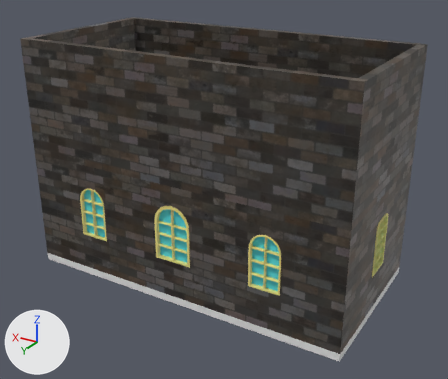
Renders of the Blender file BlenderFiles/CastleRoom.blend from each side of a commit.
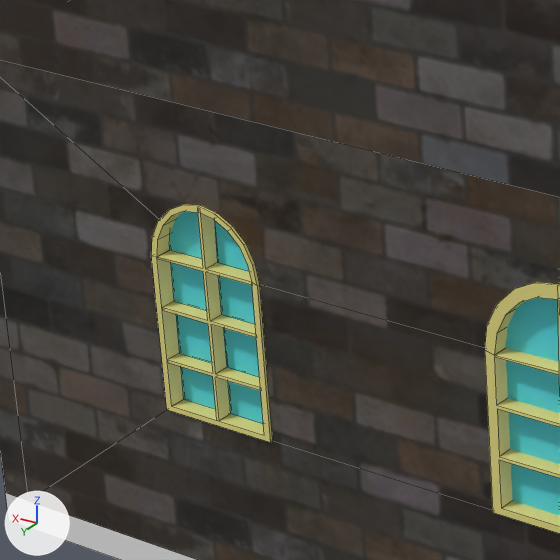
Old and new are each drawn whole from a camera (50 mm lens) standing at (-4.7, 10.95, 8.62) and looking at (2.95, -1.81, 2.24) and again close up on the part from 10% to 38% of the width and 38% to 71% of the height. Lighting does not change. The marker at lower left points along +X, +Y and +Z. The close-ups show mesh edges as thin lines.

Script lines for the objects in view, before the commit:
```python
me_cube_002 = bpy.data.meshes.new('Cube.002')
me_cube_002.from_pydata(...)  # a box spanning x -1.2..7.6, y -4.2..0.2, z -0.2..0.0
me_cube_018 = bpy.data.meshes.new('Cube.018')
me_cube_018.from_pydata(...)  # 193 vertices, 117 faces; spans x -8.1..-7.3, y -4.02..-3.78, z 0.0..1.4
# faces by material slot: [101, 16]
me_cube_018.materials.append(mat_windowframe)  # yellow #e7dc85
me_cube_018.materials.append(mat_glass)  # cyan #51d9e7
me_cube_020 = bpy.data.meshes.new('Cube.020')
me_cube_020.from_pydata(...)  # 169 vertices, 128 faces; spans x -9.9..-8.9, y -4.0..-3.78, z 0.0..1.5
# faces by material slot: [126, 2]
me_cube_020.materials.append(mat_windowframe)  # yellow #e7dc85
me_cube_020.materials.append(mat_glass)  # cyan #51d9e7
ob_bigwindow_001 = bpy.data.objects.new('BigWindow.001', me_cube_020)
ob_bigwindow_001.location = (12.6, 4.0, 1.0)
ob_floor = bpy.data.objects.new('Floor', me_cube_002)
ob_floor.location = (0.0, 0.0, 0.0)
ob_smallwindow_003 = bpy.data.objects.new('SmallWindow.003', me_cube_018)
ob_smallwindow_003.location = (13.4, 4.0, 1.0)
# also in view: 'WallFront' at (3.2, 0.1, 1.5); 'WallFront.002' at (3.2, 0.1, 4.5)
```
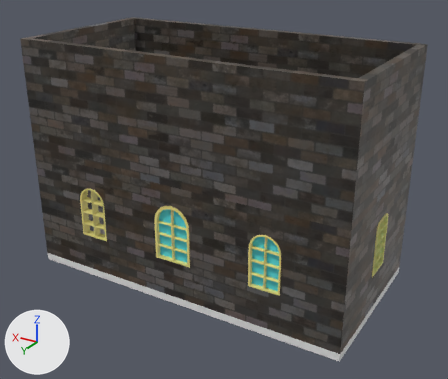
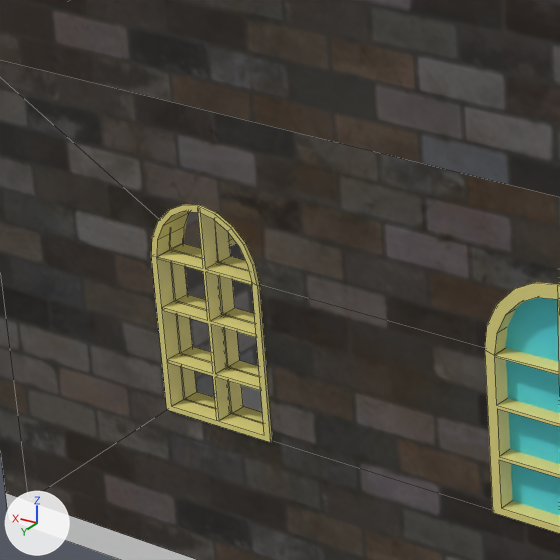
Where the change shows, as pixel boxes (x1, y1, x2, y2) in the close-ups (560 x 560 px):
part 1 of me_cube_018, deleted (cyan)
    before: (170, 211, 263, 424)
'BigWindow.002', unchanged, uncovered by the edit
    after: (506, 297, 560, 515)
'WallRight', unchanged, uncovered by the edit
    after: (183, 212, 259, 396)

What the commit changed:
me_cube_018 is used by ob_smallwindow_003; location (13.4, 4.0, 1.0).
me_cube_018 had 193 vertices, 117 faces and spanned x -8.1..-7.3, y -4.02..-3.78, z 0.0..1.4.
me_cube_018 now has 193 vertices, 101 faces and spans x -8.1..-7.3, y -4.02..-3.78, z 0.0..1.4.
Part 1, on me_cube_018:
16 faces are deleted.
me_cube_018 no longer uses material mat_glass (cyan #51d9e7).
